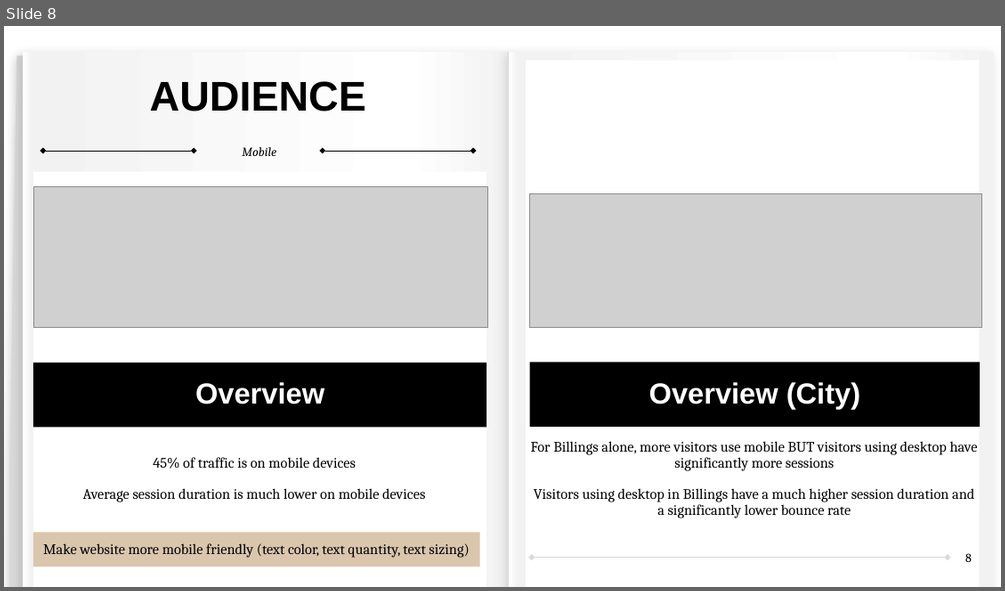
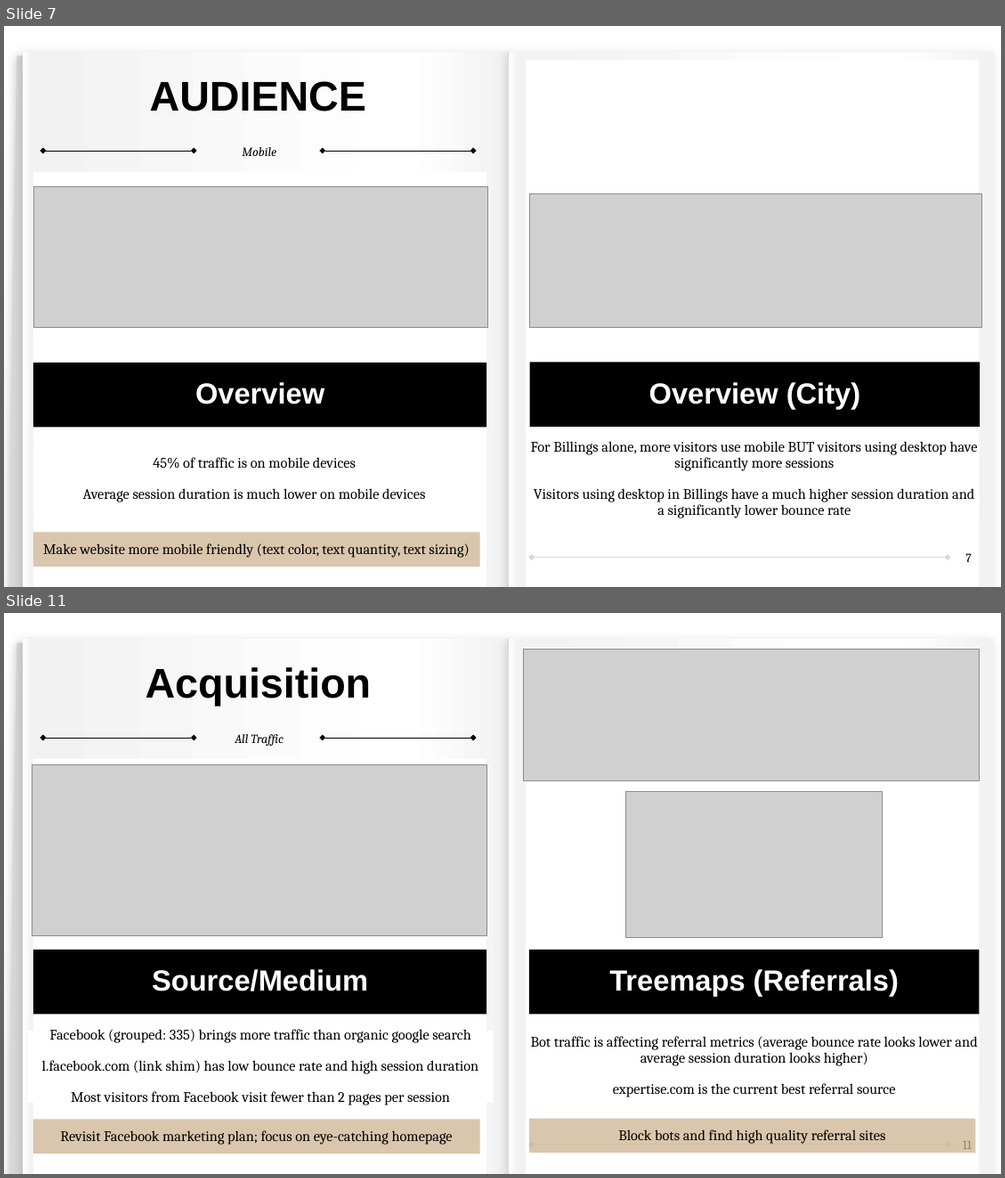
Before and after one commit to sibineejokela/Google_Analytics, a slide deck: Google_Analytics_ZJPhotography.pptx. Shown one above the other, each under a label of ours: slide 8 before the commit, slides 7 and 11 after it; the slides between them are not shown. The pictures are 1005x591 and 1005x1178 pixels, drawn with LibreOffice and Linux fonts; fonts in the diff are those of the drawing; grey boxes stand for pictures. Boxes give left, top, right and bottom in pixels: in the first picture for what was removed or moved away, otherwise in the second. Text is boxed around its words. In the diff, an @@ line names an element or a change of style, - is before the commit and + after.

Commit message:
added first draft details for acquisition

```diff
--- a/Google_Analytics_ZJPhotography.pptx
+++ b/Google_Analytics_ZJPhotography.pptx
@@ slide 11 added at [4,613,1001,1174], background #FFFFFF; not listed: 11 template elements that a slide beside it also shows @@
@@ picture added at [524,649,979,781] @@
@@ text added at [146,667,372,706], 40 pt, text #000000, bold @@
+Acquisition
@@ text added at [235,734,283,746], 12 pt, text #000000, italic @@
+All Traffic
@@ picture added at [32,765,487,935] @@
@@ picture added at [626,792,882,938] @@
@@ text added at [33,949,486,1013], fill #000000, 28 pt, text #FFFFFF, bold @@
+Source/Medium
@@ text added at [529,949,979,1013], fill #000000, 28 pt, text #FFFFFF, bold @@
+Treemaps (Referrals)
@@ text added at [28,1030,493,1103], fill #FFFFFF, 14 pt, text #000000 @@
+Facebook (grouped: 335) brings more traffic than organic google search
+l.facebook.com (link shim) has low bounce rate and high session duration
+Most visitors from Facebook visit fewer than 2 pages per session
@@ text added at [531,1036,977,1097], 14 pt, text #000000 @@
+Bot traffic is affecting referral metrics (average bounce rate looks lower and average session duration looks higher)
+expertise.com is the current best referral source
@@ text added at [33,1119,479,1153], fill #CDB18F at 73% opacity, 14 pt, text #000000 @@
+Revisit Facebook marketing plan; focus on eye-catching homepage
@@ text added at [529,1119,975,1153], fill #CDB18F at 73% opacity, 14 pt, text #000000 @@
+Block bots and find high quality referral sites
@@ page number added at [963,1141,971,1149], 12 pt, text #000000 @@
+11
@@ what was slide 8 is now slide 7 @@
@@ page number at [965,553,971,562]: text changed @@
-8
+7
```
Also in this commit, not shown: 2 slides changed, 9 other slides added, 1 slide removed, 25 other files.
